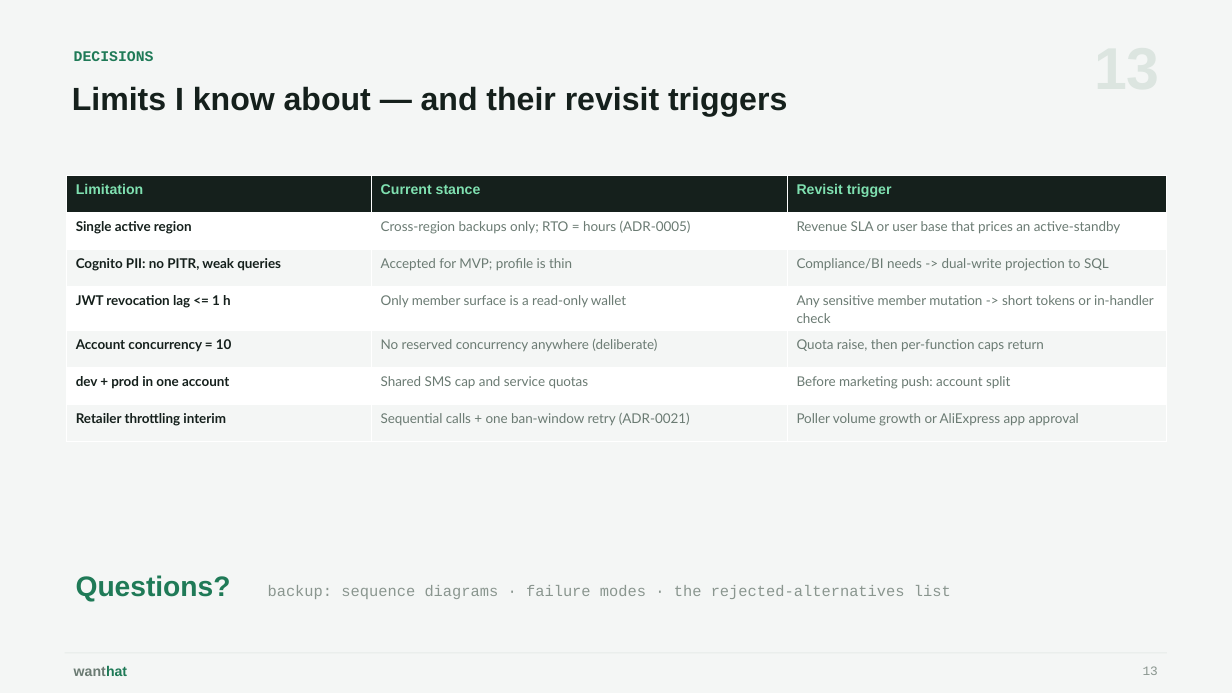
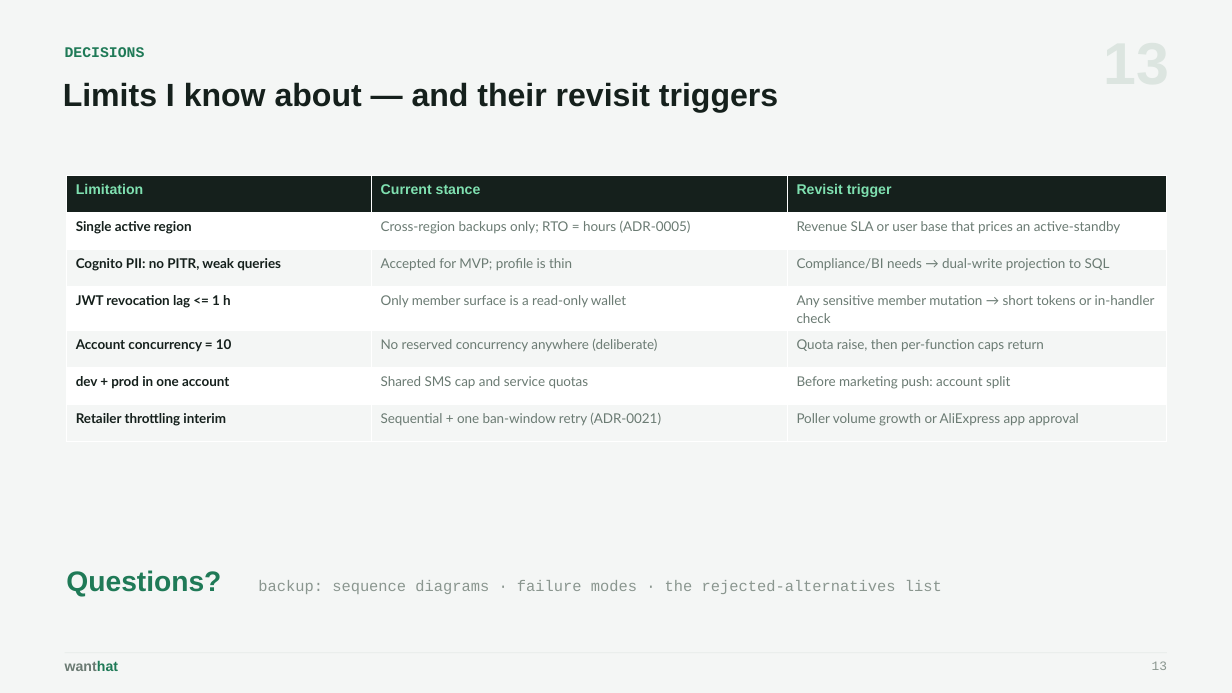
Before and after one commit to wanthat-app/monorepo, a slide deck: slide 13 of slides/wanthat-presentation.pptx. Drawn at 1232x693 pixels with LibreOffice and Linux fonts; fonts in the diff are those of the drawing. Boxes give left, top, right and bottom in pixels: in the first picture for what was removed or moved away, otherwise in the second. Text is boxed around its words. In the diff, an @@ line names an element or a change of style, - is before the commit and + after.

```diff
--- a/slides/wanthat-presentation.pptx
+++ b/slides/wanthat-presentation.pptx
@@ table at (x1=67, y1=176, x2=1166, y2=434) @@
-row 3, column 3: Compliance/BI needs -> dual-write projection to SQL
+row 3, column 3: Compliance/BI needs → dual-write projection to SQL
-row 4, column 3: Any sensitive member mutation -> short tokens or in-handler check
+row 4, column 3: Any sensitive member mutation → short tokens or in-handler check
-row 7, column 2: Sequential calls + one ban-window retry (ADR-0021)
+row 7, column 2: Sequential + one ban-window retry (ADR-0021)
@@ 5 texts moved together from (x1=72, y1=51, x2=1158, y2=676) to (x1=63, y1=47, x2=1167, y2=671) @@
```
Also in this commit, not shown: 19 other slides changed, 22 other files.
